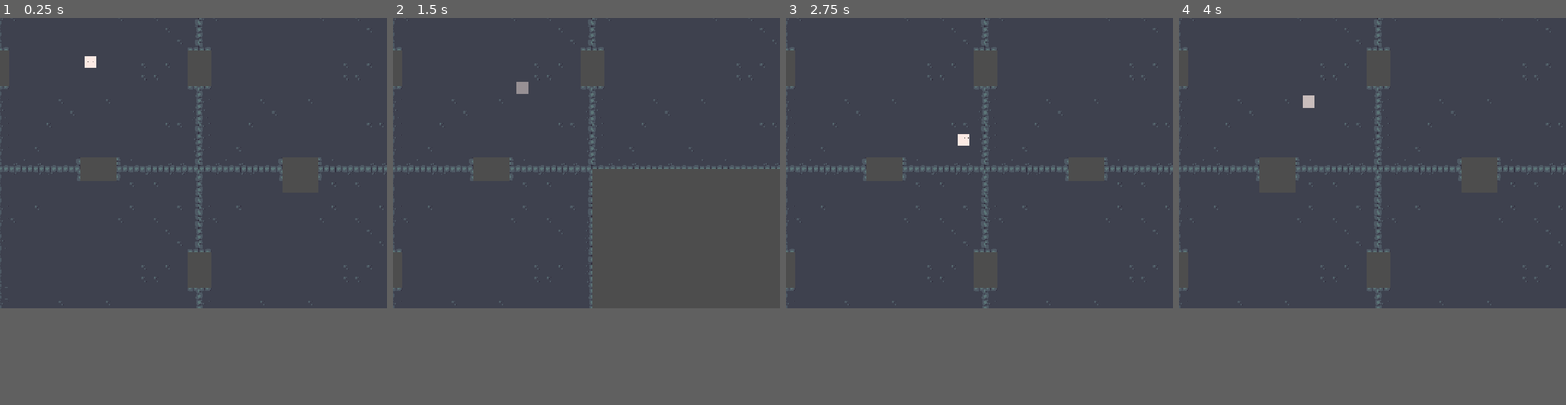
Above: before the commit, frames 1-4 (left to right).
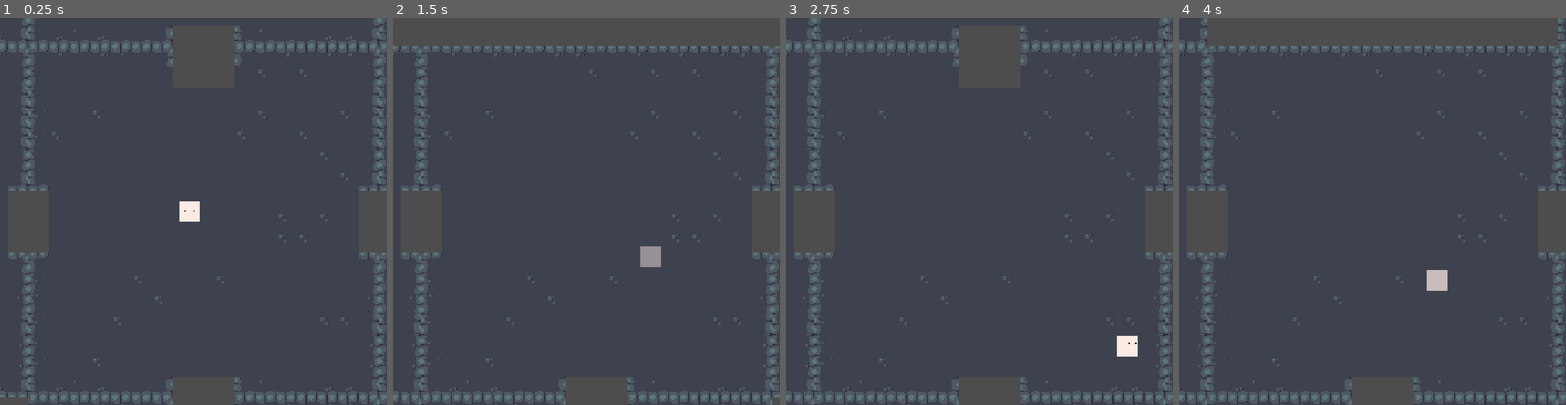
Above: after the commit, the same moments.

Repository: sinkinlimpson/IS-Project_Game-Development
Game: Godot game, scene res://testing_environment.tscn
The game is run twice, just before and just after one commit, with the same random seed, the same clock (stepped at 60 frames per second) and the same inputs.
Inputs (mouse positions are in pixels of both pictures, inside the frame that each line leads up to):
- Up to frame 1 (0.25 s): no input
- Up to frame 2 (1.5 s): tap Enter (ui_accept) at 0.5, 0.77 s; move the mouse to (671, 149) at 0.52 s; hold Right (ui_right) 0.53-1.28 s; tap K (attack) at 0.6 s; move the mouse to (509, 176) at 1.27 s; hold Down (ui_down) from 1.28 s (still down); tap L (dodgeRoll) at 1.35 s
- Up to frame 3 (2.75 s): tap Enter (ui_accept) at 1.52 s; move the mouse to (1018, 99) at 2.02 s; release Down (ui_down) at 2.03 s; press the mouse at (1018, 99) at 2.03 s; hold Right (ui_right) from 2.03 s (still down)
- Up to frame 4 (4 s): move the mouse to (1353, 219) at 2.77 s; release Right (ui_right) at 2.78 s; release the mouse at (1353, 219) at 2.78 s; hold Up (ui_up) 2.78-3.53 s; tap K (attack) at 2.85 s; tap Enter (ui_accept) at 3.02, 3.77 s; move the mouse to (1488, 207) at 3.52 s; hold Left (ui_left) from 3.53 s (still down); tap L (dodgeRoll) at 3.6 s
In our replay, the window is 800x600 before the commit and 800x800 after it. These sizes can differ from the game's own. Grey fills any space a smaller window leaves; there, only what the larger window draws over its background counts as a difference.

The runs differ from the first frame. In frame 1, 2.8% of the frame differs, in the area x 0-100%, y 0-100%; in frame 2, 2.6%; in frame 3, 2.9%; in frame 4, 2.7%.

Commit message:
Fully implemented camera system

Diff:
--- /dev/null
+++ b/debug.gd
@@ -0,0 +1,6 @@
+extends Node2D
+
+func _process(delta):
+	if Input.is_action_just_pressed("debug_toggle"):
+		$RoomCamera.enabled = not $RoomCamera.enabled
+		$DebugCamera.enabled = not $DebugCamera.enabled
--- a/project.godot
+++ b/project.godot
@@ -17,7 +17,7 @@
 
 [display]
 
-window/size/viewport_width=1200
+window/size/viewport_width=900
 window/size/viewport_height=900
 window/stretch/mode="canvas_items"
 window/stretch/aspect="expand"
@@ -78,6 +78,11 @@
 "events": [Object(InputEventKey,"resource_local_to_scene":false,"resource_name":"","device":-1,"window_id":0,"alt_press …(192 unchanged characters)…
 ]
 }
+debug_toggle={
+"deadzone": 0.2,
+"events": [Object(InputEventKey,"resource_local_to_scene":false,"resource_name":"","device":-1,"window_id":0,"alt_pressed":false,"shift_pressed":false,"ctrl_pressed":false,"meta_pressed":false,"pressed":false,"keycode":0,"physical_keycode":53,"key_label":0,"unicode":53,"location":0,"echo":false,"script":null)
+]
+}
 
 [physics]
 
--- a/room_camera.gd
+++ b/room_camera.gd
@@ -1,60 +1,45 @@
 extends Camera2D
 
 @export var player: Node2D
-@export var roomPixelSize:int = 272
-@export var transitionDuration: float = 0.35
+@export var roomPixelSize: int = 272
+@export var transitionDuration: float = 0.25
 
-var currentRoomPosition = Vector2i(-999, -999)
-var currentRoomRect: Rect2
+var currentRoom: Vector2i
 var activeTween: Tween
 
 func _ready():
-	anchor_mode =  Camera2D.ANCHOR_MODE_DRAG_CENTER
 	enabled = true
 
-	await get_tree().process_frame
-	snapToPlayer()
+	currentRoom = getPlayerRoom()
 
-func _process(delta):
+	global_position = getRoomCenter(currentRoom)
+
+
+func getPlayerRoom():
+	return Vector2i(roundi(player.global_position.x / roomPixelSize), roundi(player.global_position.y / roomPixelSize))
+
+func getRoomCenter(room: Vector2i):
+	return Vector2(room.x * roomPixelSize, room.y * roomPixelSize)
+
+func _process(_delta):
 	if not is_instance_valid(player):
 		return
 
-	var playerRect = getPlayerRect()
+	var playerRoom = getPlayerRoom()
 
-	if not currentRoomRect.intersects(playerRect):
-		updateCurrentRoom()
+	if playerRoom == currentRoom:
+		return
 
-func getPlayerRect():
-	var collisionShape = player.get_node("CollisionShape2D")
-	if collisionShape and collisionShape.shape:
-		var shape = collisionShape.shape.get_rect()
+	currentRoom = playerRoom
+	transitionToRoom(currentRoom)
 
-		return Rect2(player.global_position + shape.position, shape.size)
-
-func updateCurrentRoom():
-	var gridX = floori(player.global_position.x / roomPixelSize)
-	var gridY = floori(player.global_position.y / roomPixelSize)
-	currentRoomPosition = Vector2i(gridX, gridY)
-
-	var roomTopLeft = Vector2(currentRoomPosition.x * roomPixelSize, currentRoomPosition.y * roomPixelSize)
-	currentRoomRect = Rect2(roomTopLeft, Vector2(roomPixelSize, roomPixelSize))
-
-	var roomCenter = roomTopLeft + Vector2(roomPixelSize / 2, roomPixelSize / 2)
-
+func transitionToRoom(room: Vector2i):
 	if activeTween and activeTween.is_running():
 		activeTween.kill()
 
-	activeTween = create_tween().set_trans(Tween.TRANS_QUAD).set_ease(Tween.EASE_OUT)
-	activeTween.tween_property(self, "global_position", roomCenter, transitionDuration)
+	activeTween = create_tween()
 
-func snapToPlayer():
-	if not is_instance_valid(player):
-		return
+	activeTween.set_trans(Tween.TRANS_QUAD)
+	activeTween.set_ease(Tween.EASE_OUT)
 
-	var gridX = floori(player.global_position.x / roomPixelSize)
-	var gridY = floori(player.global_position.y / roomPixelSize)
-
-	var roomTopLeft = Vector2(gridX * roomPixelSize, gridY * roomPixelSize)
-	currentRoomRect = Rect2(roomTopLeft, Vector2(roomPixelSize, roomPixelSize))
-
-	global_position = roomTopLeft + Vector2(roomPixelSize / 2, roomPixelSize / 2)
+	activeTween.tween_property(self, "global_position", getRoomCenter(room), transitionDuration)
--- a/testing_environment.tscn
+++ b/testing_environment.tscn
@@ -1,19 +1,28 @@
 [gd_scene format=3 uid="uid://0vitdr60kvl7"]
 
+[ext_resource type="Script" uid="uid://ckko4pruycyk1" path="res://debug.gd" id="1_64df0"]
 [ext_resource type="PackedScene" uid="uid://u4pcbk50goal" path="res://player.tscn" id="1_koh7o"]
 [ext_resource type="PackedScene" uid="uid://oqdhvy5j2cl" path="res://dungeon_generator.tscn" id="2_nd2q6"]
 [ext_resource type="PackedScene" uid="uid://c0c5j05l7gncu" path="res://room_camera.tscn" id="3_koh7o"]
 
 [node name="Testing Environment" type="Node2D" unique_id=1154134679]
+script = ExtResource("1_64df0")
 
 [node name="Player" parent="." unique_id=1478800990 instance=ExtResource("1_koh7o")]
 z_index = 1
 position = Vector2(2176, 2176)
 
 [node name="Dungeon Generator" parent="." unique_id=366812947 node_paths=PackedStringArray("camera", "player") instance=ExtResource("2_nd2q6")]
-camera = NodePath("../Room Camera")
+camera = NodePath("../RoomCamera")
 player = NodePath("../Player")
 
-[node name="Room Camera" parent="." unique_id=2095972043 node_paths=PackedStringArray("player") instance=ExtResource("3_koh7o")]
-zoom = Vector2(2.3, 2.3)
+[node name="RoomCamera" parent="." unique_id=2095972043 node_paths=PackedStringArray("player") instance=ExtResource("3_koh7o")]
+position = Vector2(2176, 2176)
+zoom = Vector2(3, 3)
 player = NodePath("../Player")
+transitionDuration = 0.35
+
+[node name="DebugCamera" type="Camera2D" parent="." unique_id=1659221744]
+position = Vector2(2176, 2176)
+enabled = false
+zoom = Vector2(0.3, 0.3)
Not shown, added: debug.gd.uid
